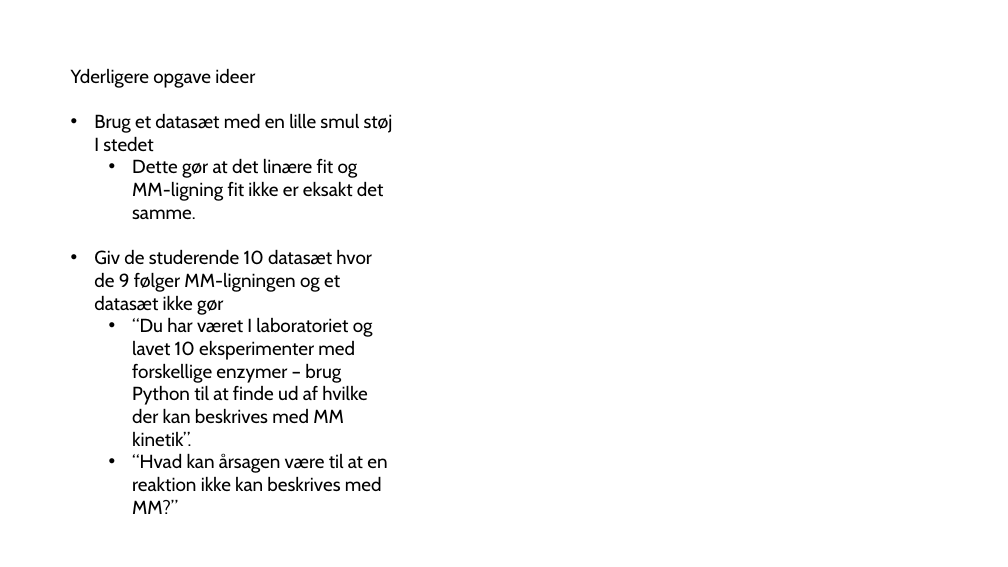
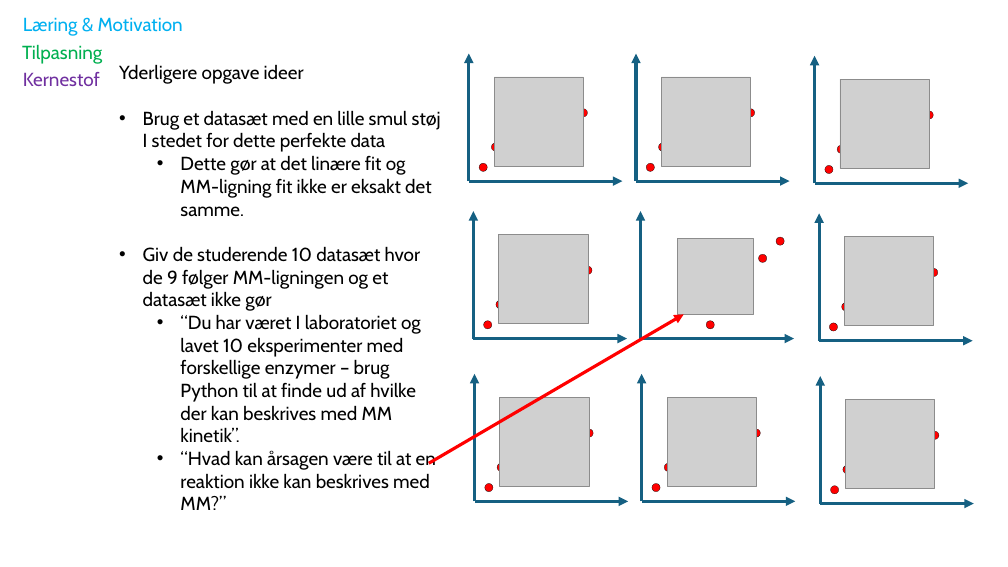
Before and after one commit to Mads-PeterVC/fb2, a slide deck: slide 9 of reflection.pptx (slide 8 before the commit). Drawn at 1008x567 pixels with LibreOffice and Linux fonts; fonts in the diff are those of the drawing; grey boxes stand for pictures. Boxes give left, top, right and bottom in pixels: in the first picture for what was removed or moved away, otherwise in the second. Text is boxed around its words. In the diff, an @@ line names an element or a change of style, - is before the commit and + after.

```diff
--- a/reflection.pptx
+++ b/reflection.pptx
@@ text added at (23,17,183,36), 18 pt, text #00B0F0 @@
+Læring & Motivation
@@ text added at (22,44,102,64), 18 pt, text #00B050 @@
+Tilpasning
@@ text "Yderligere opgave ideer": place and size @@
-text "Yderligere opgave ideer" at (71,68,393,514)
+text "Yderligere opgave ideer" at (119,64,441,510)
@@ text added at (23,72,100,86), 18 pt, text #7030A0 @@
+Kernestof
@@ text at (143,110,441,152): text changed @@
-• Brug et datasæt med en lille smul støj I stedet
+• Brug et datasæt med en lille smul støj I stedet for dette perfekte data
@@ group added at (469,54,974,504): 27 ellipses, 18 arrows, 9 pictures @@
@@ arrow added from (429, 464) to (684, 315), #FF0000 3 pt @@
```
Also in this commit, not shown: 1 other slide changed, 3 slides added, 1 slide removed, 3 other files.
